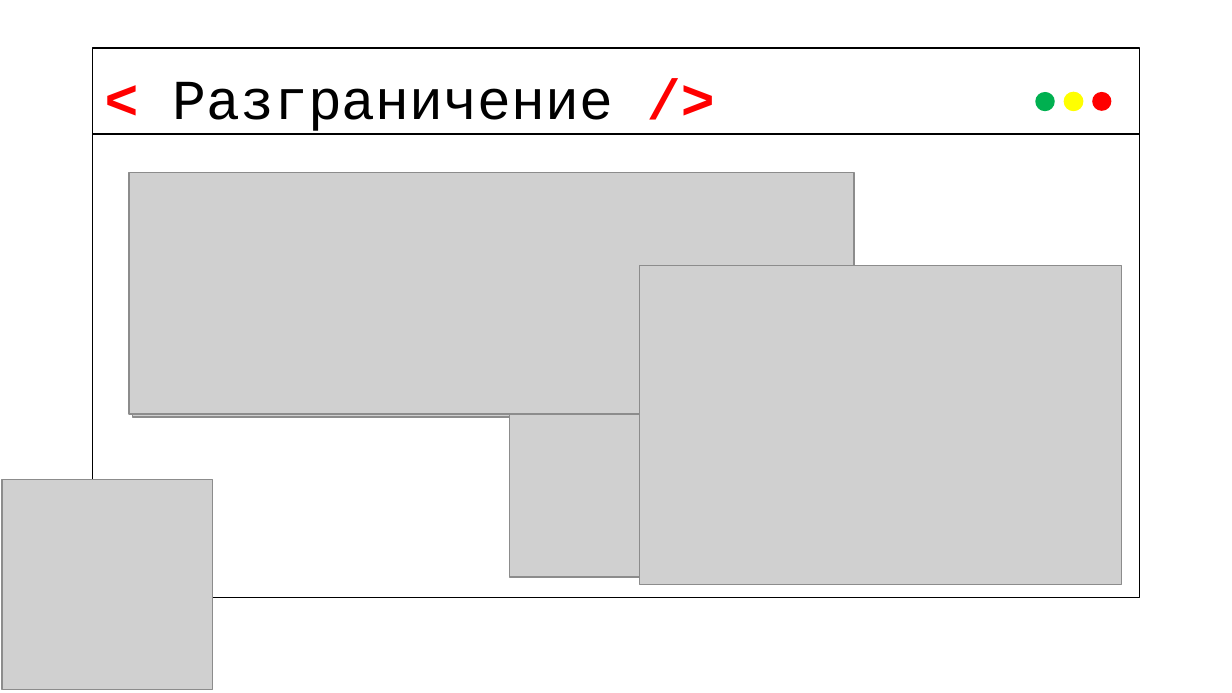
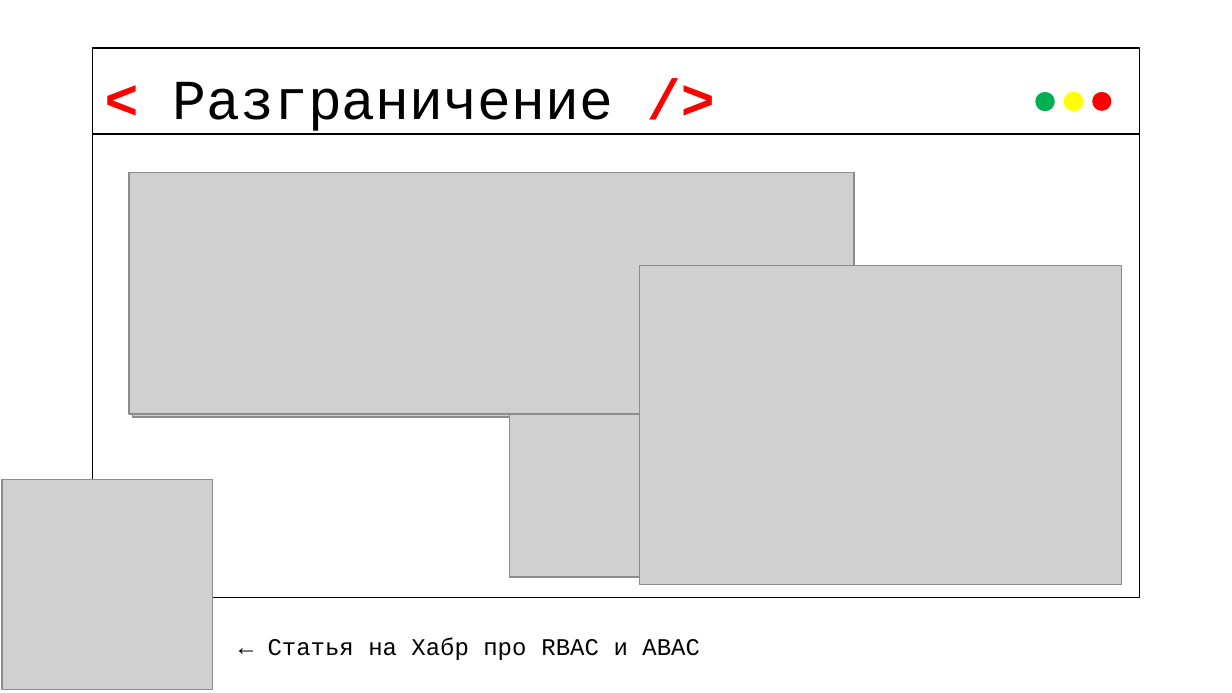
Before and after one commit to Vaynbaum/lecture-oauth, a slide deck: slide 18 of lecture.pptx. Drawn at 1232x693 pixels with LibreOffice and Linux fonts; fonts in the diff are those of the drawing; grey boxes stand for pictures. Boxes give left, top, right and bottom in pixels: in the first picture for what was removed or moved away, otherwise in the second. Text is boxed around its words. In the diff, an @@ line names an element or a change of style, - is before the commit and + after.

```diff
--- a/lecture.pptx
+++ b/lecture.pptx
@@ text added at (268,638,700,660), 14 pt, text #000000 @@
+← Статья на Хабр про RBAC и ABAC
```
Also in this commit, not shown: 7 other slides changed.
